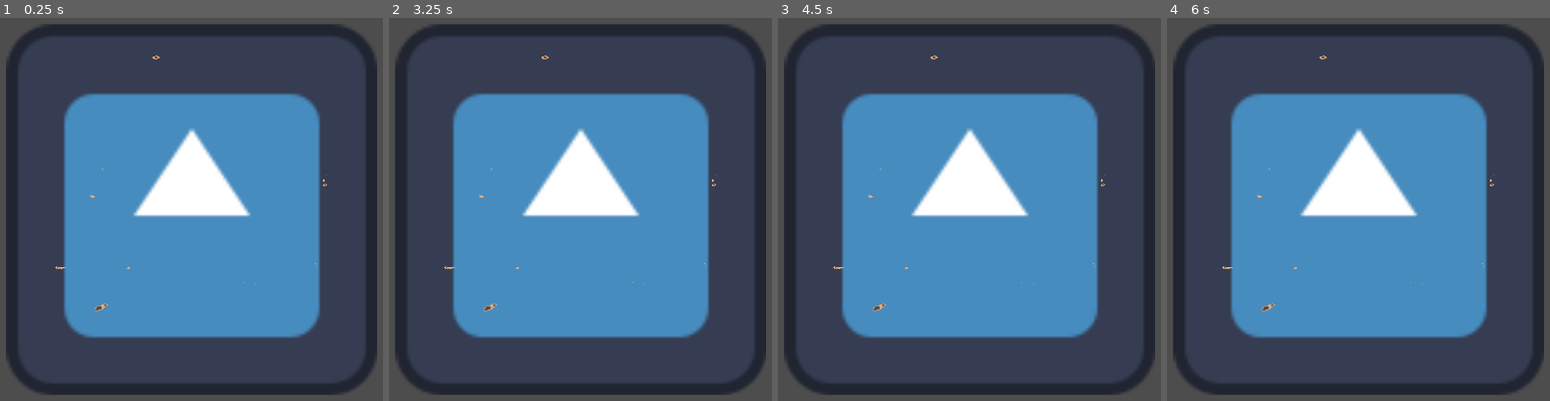
Above: before the commit, frames 1-4 (left to right).
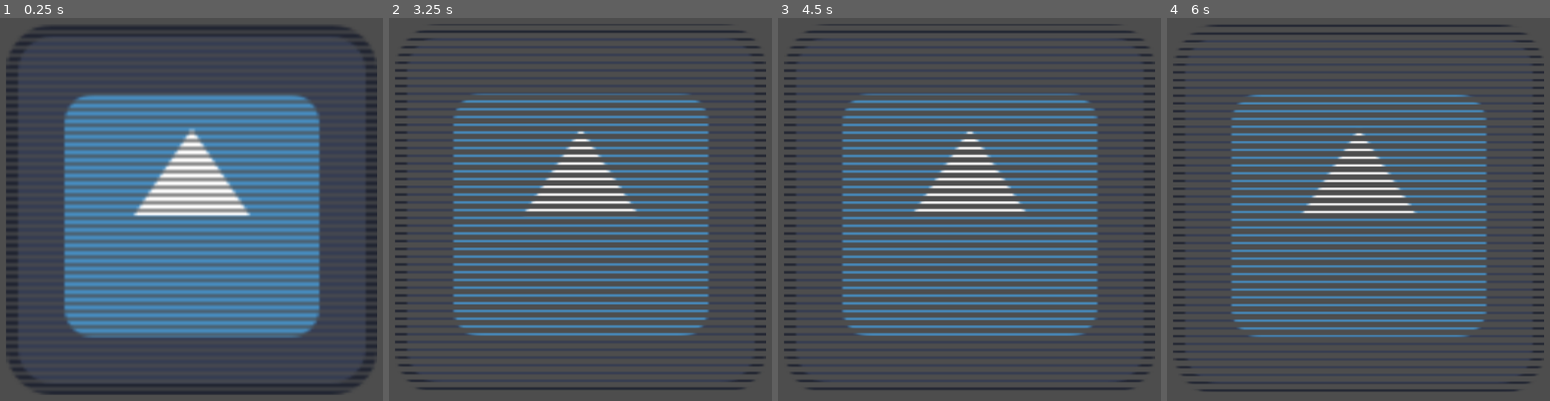
Above: after the commit, the same moments.

Repository: shafayatb/ShaderPlayground
Game: Godot game, scene res://shader_test.tscn
Same seed, same stepped clock (60 frames per second), same inputs: the game is played once before the commit and once after it. The engine's default icon, where the game draws it, is replaced by a stand-in: a white triangle on a blue panel in a dark square.
Inputs:
- Up to frame 1 (0.25 s): no input
- Up to frame 2 (3.25 s): tap Enter (ui_accept) at 0.5, 0.77, 1.52, 3.02 s
- Up to frame 3 (4.5 s): tap Enter (ui_accept) at 3.77 s
- Up to frame 4 (6 s): tap Enter (ui_accept) at 4.52 s

The runs differ from the first frame. In frame 1, 28% of the frame differs, in the area x 1-99%, y 3-98%; in frame 2, 43%; in frame 3, 42%; in frame 4, 44%, in the area x 1-99%, y 2-99%.
Error in both runs: Attempt to call function 'set_shader_parameter' in base 'null instance' on a null instance. (res://blacknwhite.gd:16)

Commit message:
Scanline shader effect

Diff:
--- a/code_shaders/ripple_reflection.tres
+++ b/code_shaders/ripple_reflection.tres
@@ -17,4 +17,4 @@
 shader_parameter/y_amount = 0.6
 shader_parameter/tint = Color(0, 0.647059, 0.764706, 1)
 shader_parameter/scale = Vector2(6.77344, 5.67188)
-shader_parameter/zoom = Vector2(0, 0.289664)
+shader_parameter/zoom = Vector2(0, 0.5)
--- a/effects/shake_scene.tscn
+++ b/effects/shake_scene.tscn
@@ -5,7 +5,7 @@
 
 [node name="ShakeScene" type="Node2D"]
 script = ExtResource("1_lovkv")
-shake_duration = 0.1
+shake_duration = 1.0
 
 [node name="Icon" type="Sprite2D" parent="."]
 position = Vector2(507, 266)
--- a/shader_test.tscn
+++ b/shader_test.tscn
@@ -1,22 +1,14 @@
-[gd_scene load_steps=10 format=3 uid="uid://dc5jevqicwk71"]
+[gd_scene load_steps=8 format=3 uid="uid://dc5jevqicwk71"]
 
-[ext_resource type="Shader" uid="uid://bgevis7jfhn" path="res://visual_shaders/dissolve.tres" id="1_qdfbv"]
+[ext_resource type="Shader" uid="uid://c3kmhatf4d7tv" path="res://visual_shaders/scanline_shader.tres" id="1_qdfbv"]
 [ext_resource type="Texture2D" uid="uid://nkserftbik4g" path="res://icon.svg" id="1_v4mft"]
 [ext_resource type="Material" uid="uid://csqy25exr08j8" path="res://code_shaders/ripple_reflection.tres" id="2_p4bue"]
 [ext_resource type="Texture2D" uid="uid://ds4qwmwce4pmc" path="res://blacknwhite.png" id="3_gibmb"]
 [ext_resource type="Script" uid="uid://c83n0ckcoy77w" path="res://ripple_tool.gd" id="3_qdfbv"]
 [ext_resource type="Script" uid="uid://bjgokpep0bj8x" path="res://blacknwhite.gd" id="5_0mdu4"]
 
-[sub_resource type="FastNoiseLite" id="FastNoiseLite_4sh6q"]
-frequency = 0.03
-
-[sub_resource type="NoiseTexture2D" id="NoiseTexture2D_1mq4w"]
-noise = SubResource("FastNoiseLite_4sh6q")
-
-[sub_resource type="ShaderMaterial" id="ShaderMaterial_movfo"]
+[sub_resource type="ShaderMaterial" id="ShaderMaterial_4sh6q"]
 shader = ExtResource("1_qdfbv")
-shader_parameter/Texture2DParameter = SubResource("NoiseTexture2D_1mq4w")
-shader_parameter/DissolveValue = 0.905
 
 [node name="ShaderTest" type="Node2D"]
 
@@ -32,7 +24,7 @@
 mouse_filter = 2
 
 [node name="Icon2" type="Sprite2D" parent="."]
-material = SubResource("ShaderMaterial_movfo")
+material = SubResource("ShaderMaterial_4sh6q")
 position = Vector2(542, 313)
 scale = Vector2(4.24219, 4.24219)
 texture = ExtResource("1_v4mft")
--- /dev/null
+++ b/visual_shaders/scanline_shader.tres
@@ -0,0 +1,169 @@
+[gd_resource type="VisualShader" load_steps=15 format=3 uid="uid://c3kmhatf4d7tv"]
+
+[sub_resource type="VisualShaderNodeFloatOp" id="VisualShaderNodeFloatOp_1lkmm"]
+default_input_values = [0, 0.0, 1, 20.0]
+operator = 2
+
+[sub_resource type="VisualShaderNodeFloatOp" id="VisualShaderNodeFloatOp_n2pn3"]
+
+[sub_resource type="VisualShaderNodeFloatOp" id="VisualShaderNodeFloatOp_c6ltj"]
+default_input_values = [0, 0.0, 1, 5.0]
+operator = 2
+
+[sub_resource type="VisualShaderNodeFloatFunc" id="VisualShaderNodeFloatFunc_hsevp"]
+function = 0
+
+[sub_resource type="VisualShaderNodeRemap" id="VisualShaderNodeRemap_ewah0"]
+default_input_values = [1, 0.0, 2, 1.0, 3, 0.2, 4, 0.7, 0, 0.0]
+
+[sub_resource type="VisualShaderNodeRemap" id="VisualShaderNodeRemap_5rald"]
+
+[sub_resource type="VisualShaderNodeInput" id="VisualShaderNodeInput_c6ltj"]
+input_name = "uv"
+
+[sub_resource type="VisualShaderNodeVectorDecompose" id="VisualShaderNodeVectorDecompose_hsevp"]
+default_input_values = [0, Vector2(0, 0)]
+op_type = 0
+
+[sub_resource type="VisualShaderNodeFloatOp" id="VisualShaderNodeFloatOp_ewah0"]
+default_input_values = [0, 0.0, 1, 300.0]
+operator = 2
+
+[sub_resource type="VisualShaderNodeFloatFunc" id="VisualShaderNodeFloatFunc_5rald"]
+function = 0
+
+[sub_resource type="VisualShaderNodeInput" id="VisualShaderNodeInput_eied1"]
+input_name = "texture"
+
+[sub_resource type="VisualShaderNodeTexture" id="VisualShaderNodeTexture_7d7p3"]
+expanded_output_ports = [0]
+source = 5
+
+[sub_resource type="VisualShaderNodeMix" id="VisualShaderNodeMix_pq4aq"]
+
+[sub_resource type="VisualShaderNodeInput" id="VisualShaderNodeInput_aevvw"]
+input_name = "time"
+
+[resource]
+code = "shader_type canvas_item;
+render_mode blend_mix;
+
+
+
+
+void fragment() {
+// Input:2
+	vec2 n_out2p0 = UV;
+
+
+// VectorDecompose:3
+	float n_out3p0 = n_out2p0.x;
+	float n_out3p1 = n_out2p0.y;
+
+
+// FloatOp:4
+	float n_in4p1 = 300.00000;
+	float n_out4p0 = n_out3p1 * n_in4p1;
+
+
+// Input:9
+	float n_out9p0 = TIME;
+
+
+// FloatOp:10
+	float n_in10p1 = 20.00000;
+	float n_out10p0 = n_out9p0 * n_in10p1;
+
+
+// FloatOp:11
+	float n_out11p0 = n_out4p0 + n_out10p0;
+
+
+// FloatFunc:5
+	float n_out5p0 = sin(n_out11p0);
+
+
+// FloatOp:12
+	float n_in12p1 = 5.00000;
+	float n_out12p0 = n_out9p0 * n_in12p1;
+
+
+// FloatFunc:13
+	float n_out13p0 = sin(n_out12p0);
+
+
+	float n_out14p0;
+// Remap:14
+	float n_in14p1 = 0.00000;
+	float n_in14p2 = 1.00000;
+	float n_in14p3 = 0.20000;
+	float n_in14p4 = 0.70000;
+	{
+		float __input_range = n_in14p2 - n_in14p1;
+		float __output_range = n_in14p4 - n_in14p3;
+		n_out14p0 = n_in14p3 + __output_range * ((n_out13p0 - n_in14p1) / __input_range);
+	}
+
+
+	float n_out15p0;
+// Remap:15
+	float n_in15p1 = 0.00000;
+	float n_in15p2 = 1.00000;
+	float n_in15p4 = 1.00000;
+	{
+		float __input_range = n_in15p2 - n_in15p1;
+		float __output_range = n_in15p4 - n_out14p0;
+		n_out15p0 = n_out14p0 + __output_range * ((n_out5p0 - n_in15p1) / __input_range);
+	}
+
+
+	vec4 n_out7p0;
+// Texture2D:7
+	n_out7p0 = texture(TEXTURE, UV);
+	float n_out7p4 = n_out7p0.a;
+
+
+// Mix:8
+	float n_in8p0 = 0.00000;
+	float n_out8p0 = mix(n_in8p0, n_out15p0, n_out7p4);
+
+
+// Output:0
+	COLOR.a = n_out8p0;
+
+
+}
+"
+graph_offset = Vector2(-139.616, -164.495)
+mode = 1
+flags/light_only = false
+nodes/fragment/0/position = Vector2(1380, 180)
+nodes/fragment/2/node = SubResource("VisualShaderNodeInput_c6ltj")
+nodes/fragment/2/position = Vector2(-2600, -500)
+nodes/fragment/3/node = SubResource("VisualShaderNodeVectorDecompose_hsevp")
+nodes/fragment/3/position = Vector2(-1920, -360)
+nodes/fragment/4/node = SubResource("VisualShaderNodeFloatOp_ewah0")
+nodes/fragment/4/position = Vector2(-1420, -440)
+nodes/fragment/5/node = SubResource("VisualShaderNodeFloatFunc_5rald")
+nodes/fragment/5/position = Vector2(-940, -380)
+nodes/fragment/6/node = SubResource("VisualShaderNodeInput_eied1")
+nodes/fragment/6/position = Vector2(-2160, 980)
+nodes/fragment/7/node = SubResource("VisualShaderNodeTexture_7d7p3")
+nodes/fragment/7/position = Vector2(-1180, 1200)
+nodes/fragment/8/node = SubResource("VisualShaderNodeMix_pq4aq")
+nodes/fragment/8/position = Vector2(600, 240)
+nodes/fragment/9/node = SubResource("VisualShaderNodeInput_aevvw")
+nodes/fragment/9/position = Vector2(-2760, 80)
+nodes/fragment/10/node = SubResource("VisualShaderNodeFloatOp_1lkmm")
+nodes/fragment/10/position = Vector2(-1960, 60)
+nodes/fragment/11/node = SubResource("VisualShaderNodeFloatOp_n2pn3")
+nodes/fragment/11/position = Vector2(-1413.8, 84.1282)
+nodes/fragment/12/node = SubResource("VisualShaderNodeFloatOp_c6ltj")
+nodes/fragment/12/position = Vector2(-2020, 500)
+nodes/fragment/13/node = SubResource("VisualShaderNodeFloatFunc_hsevp")
+nodes/fragment/13/position = Vector2(-1520, 580)
+nodes/fragment/14/node = SubResource("VisualShaderNodeRemap_ewah0")
+nodes/fragment/14/position = Vector2(-1080, 480)
+nodes/fragment/15/node = SubResource("VisualShaderNodeRemap_5rald")
+nodes/fragment/15/position = Vector2(-440, 380)
+nodes/fragment/connections = PackedInt32Array(2, 0, 3, 0, 3, 1, 4, 0, 6, 0, 7, 2, 7, 4, 8, 2, 8, 0, 0, 1, 9, 0, 10, 0, 4, 0, 11, 0, 10, 0, 11, 1, 11, 0, 5, 0, 9, 0, 12, 0, 12, 0, 13, 0, 13, 0, 14, 0, 5, 0, 15, 0, 14, 0, 15, 3, 15, 0, 8, 1)
Not shown: 1 places in visual_shaders/dissolve.tres that only renumber resources
